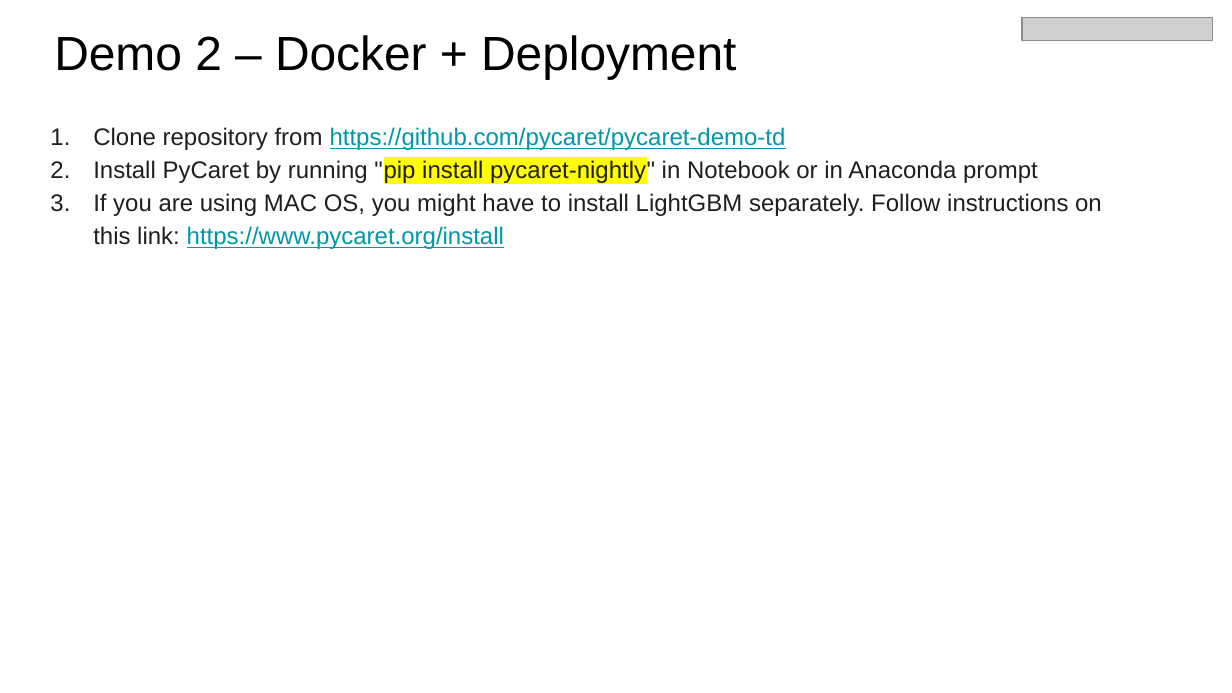
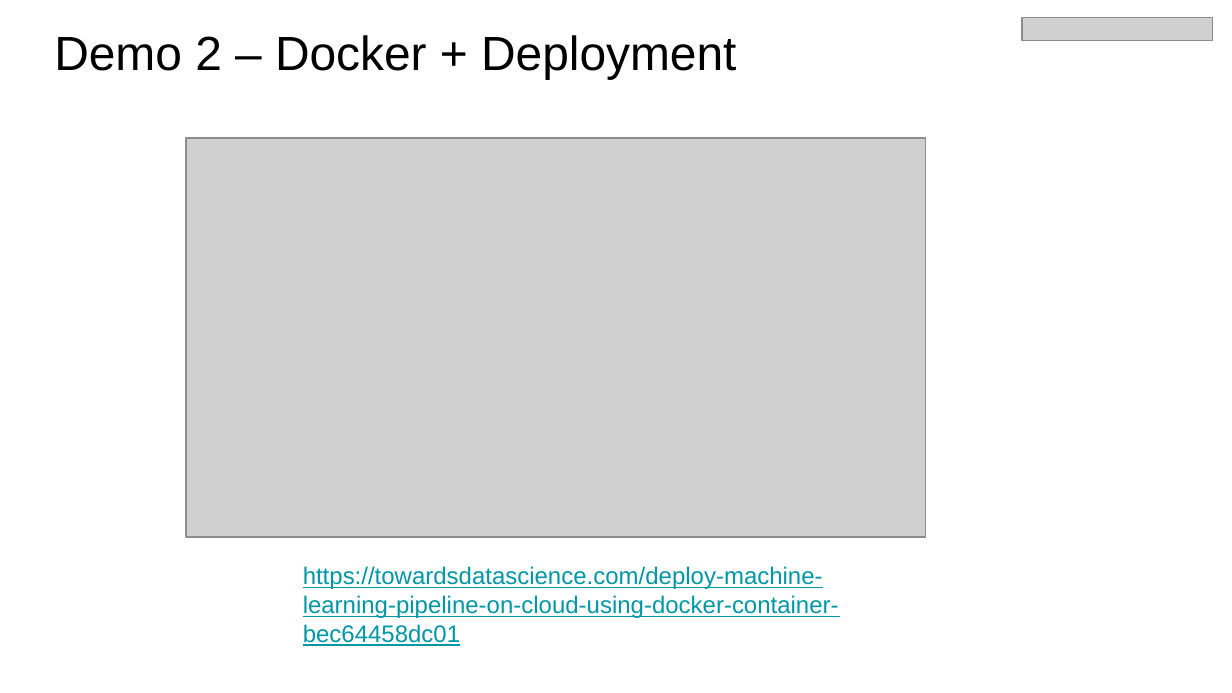
Before and after one commit to pycaret/pycaret-demo-td, a slide deck: slide 24 of Introducing PyCaret 2.0 - July 28 2020.pptx (slide 18 before the commit). Drawn at 1232x693 pixels with LibreOffice and Linux fonts; fonts in the diff are those of the drawing; grey boxes stand for pictures. Boxes give left, top, right and bottom in pixels: in the first picture for what was removed or moved away, otherwise in the second. Text is boxed around its words. In the diff, an @@ line names an element or a change of style, - is before the commit and + after.

```diff
--- a/Introducing PyCaret 2.0 - July 28 2020.pptx
+++ b/Introducing PyCaret 2.0 - July 28 2020.pptx
@@ text removed at bbox=[93, 127, 1102, 249] @@
-1. Clone repository from https://github.com/pycaret/pycaret-demo-td
-2. Install PyCaret by running "pip install pycaret-nightly" in Notebook or in Anaconda prompt
-3. If you are using MAC OS, you might have to install LightGBM separately. Follow instructions on this link: https://www.pycaret.org/install
@@ picture added at bbox=[186, 138, 925, 537] @@
@@ text added at bbox=[303, 566, 839, 646], 14 pt, text #0097A7, underline @@
+https://towardsdatascience.com/deploy-machine-learning-pipeline-on-cloud-using-docker-container-bec64458dc01
```
Also in this commit, not shown: 1 other slide changed, 9 slides added, 9 other files.
